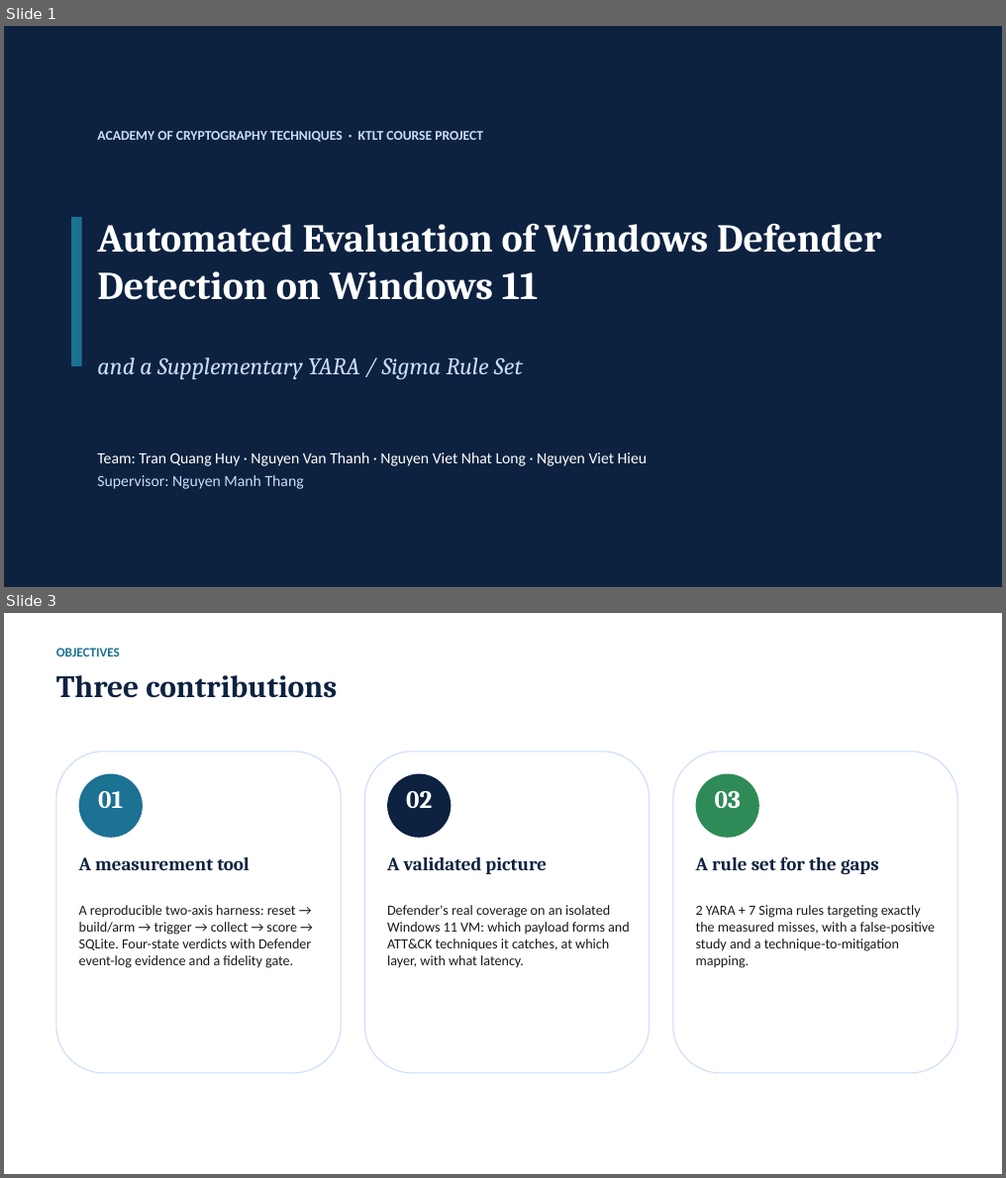
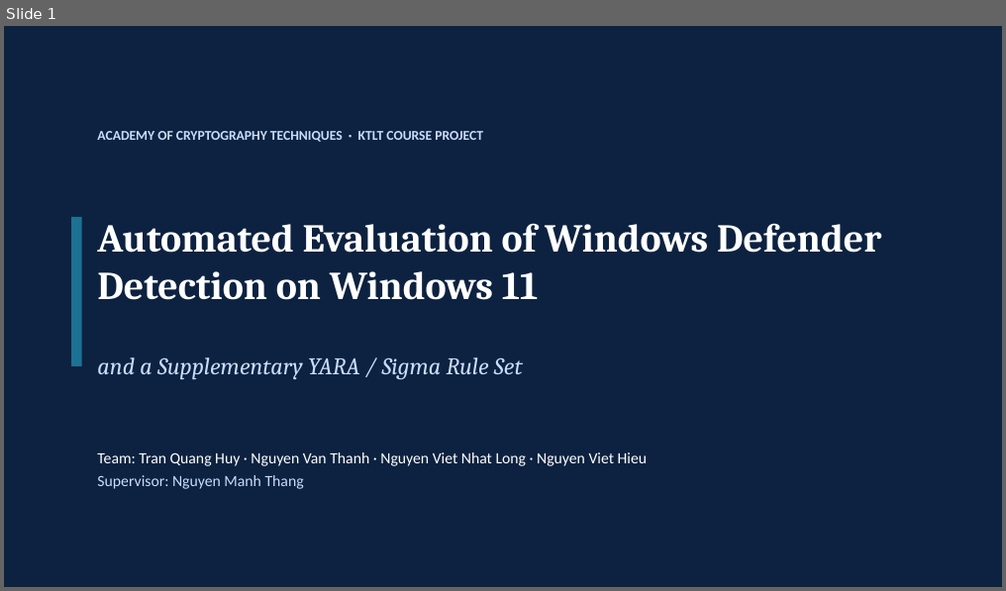
Before and after one commit to TonykRev/KTLT-Defender, a slide deck: report/KTLD_Slides.pptx. Shown one above the other, each under a label of ours: slides 1 and 3 before the commit, slide 1 after it; the slides between them are not shown. The pictures are 1006x1178 and 1006x591 pixels, drawn with LibreOffice and Linux fonts; fonts in the diff are those of the drawing. Boxes give left, top, right and bottom in pixels: in the first picture for what was removed or moved away, otherwise in the second. Text is boxed around its words. In the diff, an @@ line names an element or a change of style, - is before the commit and + after.

```diff
--- a/report/KTLD_Slides.pptx
+++ b/report/KTLD_Slides.pptx
@@ slide 3 removed at [4, 613, 1002, 1174], background #FFFFFF @@
@@ text removed at [56, 648, 120, 657] @@
-OBJECTIVES
@@ text removed at [56, 675, 337, 698] @@
-Three contributions
@@ rounded rectangle removed at [56, 752, 341, 1073] @@
@@ rounded rectangle removed at [364, 752, 649, 1073] @@
@@ rounded rectangle removed at [673, 752, 957, 1073] @@
@@ ellipse removed at [79, 774, 143, 838] @@
@@ ellipse removed at [387, 774, 450, 838] @@
@@ ellipse removed at [696, 774, 759, 838] @@
@@ text removed at [98, 791, 123, 808] @@
-01
@@ text removed at [406, 791, 432, 808] @@
-02
@@ text removed at [715, 791, 741, 808] @@
-03
@@ text removed at [79, 858, 250, 870] @@
-A measurement tool
@@ text removed at [387, 858, 547, 874] @@
-A validated picture
@@ text removed at [696, 857, 879, 874] @@
-A rule set for the gaps
@@ text removed at [79, 905, 311, 968] @@
-A reproducible two-axis harness: reset → build/arm → trigger → collect → score → SQLite. Four-state verdicts with Defender event-log evidence and a fidelity gate.
@@ text removed at [387, 905, 630, 968] @@
-Defender's real coverage on an isolated Windows 11 VM: which payload forms and ATT&CK techniques it catches, at which layer, with what latency.
@@ text removed at [696, 905, 936, 968] @@
-2 YARA + 7 Sigma rules targeting exactly the measured misses, with a false-positive study and a technique-to-mitigation mapping.
```
Also in this commit, not shown: 6 other slides changed, 18 slides added, 6 other slides removed, 2 other files.
